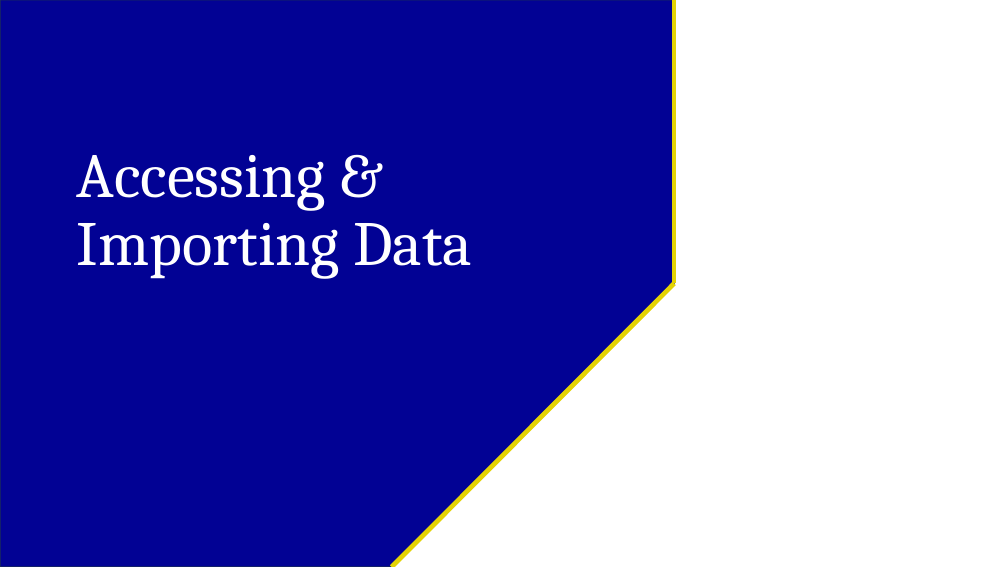
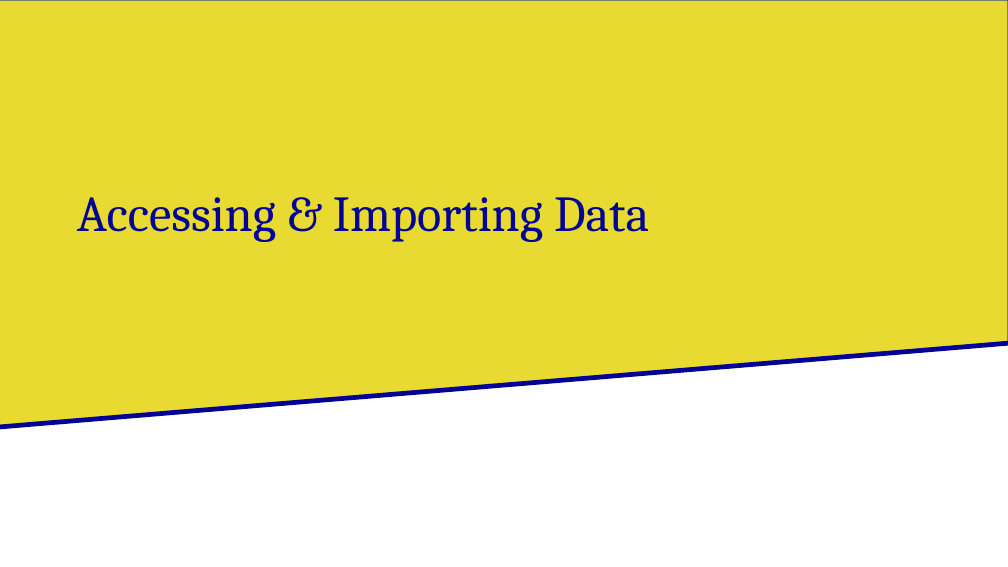
Before and after one commit to irfanradarma/Audit-SI, a slide deck: slide 18 of Slides/09 - Basic Data Analysis.pptx (slide 22 before the commit). Drawn at 1008x567 pixels with LibreOffice and Linux fonts; fonts in the diff are those of the drawing; background and template pictures are left out. Boxes give left, top, right and bottom in pixels: in the first picture for what was removed or moved away, otherwise in the second. Text is boxed around its words. In the diff, an @@ line names an element or a change of style, - is before the commit and + after.

```diff
--- a/Slides/09 - Basic Data Analysis.pptx
+++ b/Slides/09 - Basic Data Analysis.pptx
@@ snip round rect removed at box(0, 0, 675, 567) @@
@@ flow chart manual input added at box(0, 0, 1008, 427), fill #E4D304 at 82% opacity, outline #325491 1 pt @@
@@ line removed from (675, 0) to (675, 284) @@
@@ title "Accessing & Importing Data" at box(77, 197, 649, 242): size 60 to 48 pt, text colour #FFFFFF to #020294 @@
@@ line removed from (675, 284) to (392, 567) @@
@@ line added from (1008, 343) to (0, 427), #020294 4.5 pt @@
```
Also in this commit, not shown: 4 other slides changed, 4 slides added, 3 other files.
